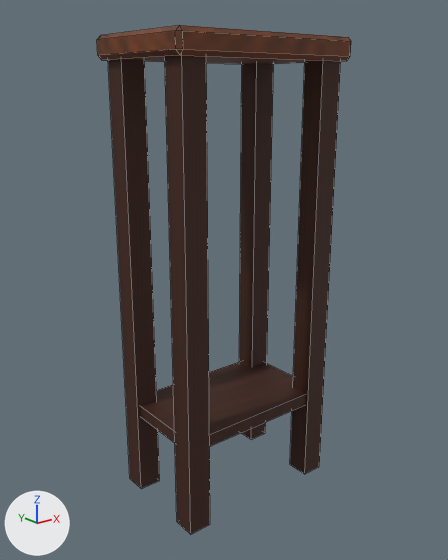
The Blender file blender/kabutostand.blend as it was, and as the next commit left it.
Camera for both pictures: a camera (50 mm lens) standing at (-0.579, -0.718, 0.635) and looking at (-0.003, 0.001, 0.347). The axes (+X, +Y, +Z) are drawn at lower left. The lights are the same throughout. The first picture is the older version. Mesh edges are drawn as thin lines.

Names of what the first picture shows: 'StandLegs', 'StandTop'.
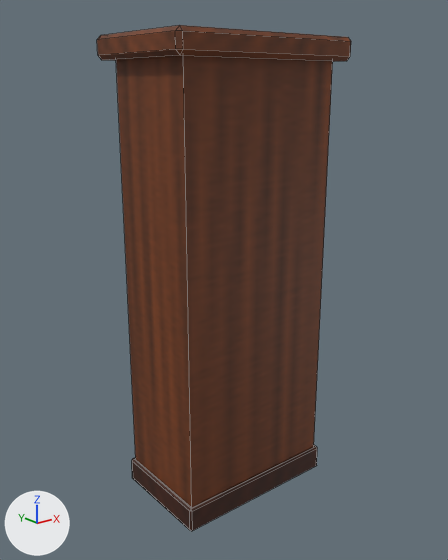
What differs and where, as boxes (x1, y1, x2, y2) in the pictures (448 x 560 px):
```json
{"object": "StandLegs", "change": "reshaped, moved", "before": [108, 56, 341, 534], "after": [116, 56, 333, 531], "on screen": "7% narrower"}
{"part": 1, "of": "me_cube_001", "change": "added", "after": [116, 56, 333, 507], "on screen": "brown"}
{"part": 2, "of": "me_cube_001", "change": "added", "after": [132, 445, 317, 531], "on screen": "brown"}
{"part": 3, "of": "me_cube_001", "change": "deleted", "before": [108, 59, 160, 489], "on screen": "brown"}
{"part": 4, "of": "me_cube_001", "change": "deleted", "before": [141, 361, 306, 447], "on screen": "brown"}
{"part": 5, "of": "me_cube_001", "change": "deleted", "before": [165, 56, 210, 534], "on screen": "brown"}
{"part": 6, "of": "me_cube_001", "change": "deleted", "before": [239, 63, 273, 439], "on screen": "brown"}
{"part": 7, "of": "me_cube_001", "change": "deleted", "before": [290, 61, 341, 474], "on screen": "brown"}
```

The change, as JSON lines over the scene's bpy script:
```json
{"block": "me_cube_001", "where": "# used by ob_standlegs; parent = ob_kabutostand; location = (-0.12, 0.07, 0.336)"}
{"op": "remove", "block": "me_cube_001", "code": "me_cube_001.from_pydata(...)  # 40 vertices, 30 faces; spans x -0.018..0.258, y -0.158..0.018, z -0.336..0.336"}
{"op": "add", "block": "me_cube_001", "code": "me_cube_001.from_pydata(...)  # 32 vertices, 32 faces; spans x -0.136..0.136, y -0.086..0.086, z -0.354..0.317"}
{"block": "me_cube_001", "change": "me_cube_001 part 1: a new loose piece, a box spanning x -0.13..0.13, y -0.08..0.08, z -0.317..0.317, in mat_standtop (picture img_kabutostand_top)"}
{"block": "me_cube_001", "change": "me_cube_001 part 2: a new loose piece of 24 vertices spanning x -0.136..0.136, y -0.086..0.086, z -0.354..-0.314, in mat_standleg (picture img_kabutostand_leg)"}
{"block": "me_cube_001", "change": "me_cube_001 part 3: the loose piece of 8 vertices spanning x -0.018..0.018, y -0.018..0.018, z -0.336..0.336 is deleted"}
{"block": "me_cube_001", "change": "me_cube_001 part 4: the loose piece of 8 vertices spanning x -0.012..0.252, y -0.152..0.012, z -0.206..-0.185 is deleted"}
{"block": "me_cube_001", "change": "me_cube_001 part 5: the loose piece of 8 vertices spanning x -0.018..0.018, y -0.158..-0.122, z -0.336..0.336 is deleted"}
{"block": "me_cube_001", "change": "me_cube_001 part 6: the loose piece of 8 vertices spanning x 0.222..0.258, y -0.018..0.018, z -0.336..0.336 is deleted"}
{"block": "me_cube_001", "change": "me_cube_001 part 7: the loose piece of 8 vertices spanning x 0.222..0.258, y -0.158..-0.122, z -0.336..0.336 is deleted"}
{"op": "add", "block": "me_cube_001", "code": "me_cube_001.materials.append(mat_standtop)  # picture img_kabutostand_top"}
{"op": "set", "path": "ob_standlegs.location", "old": "(-0.12, 0.07, 0.336)", "new": "(0.0, 0.0, 0.354)"}
```
